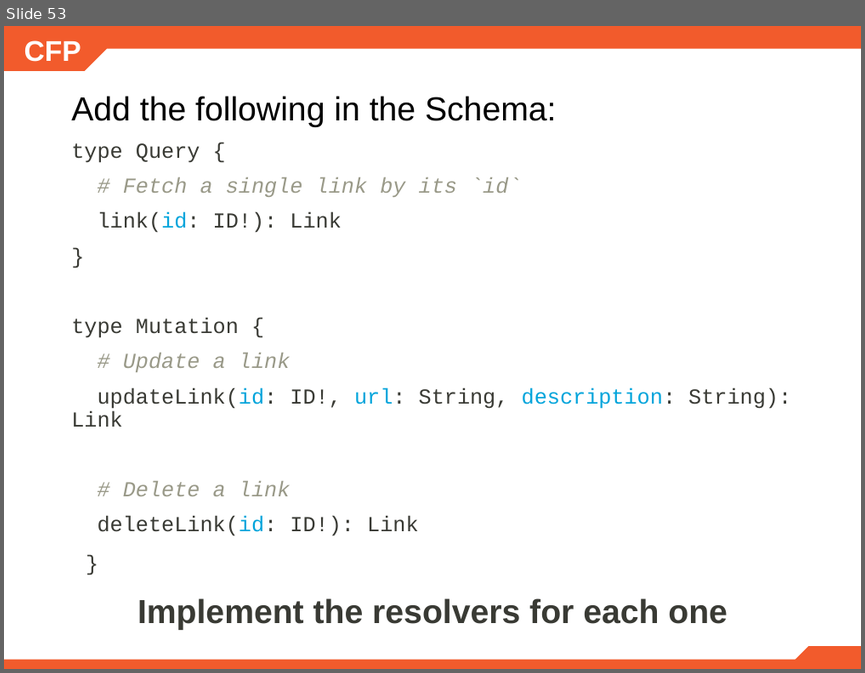
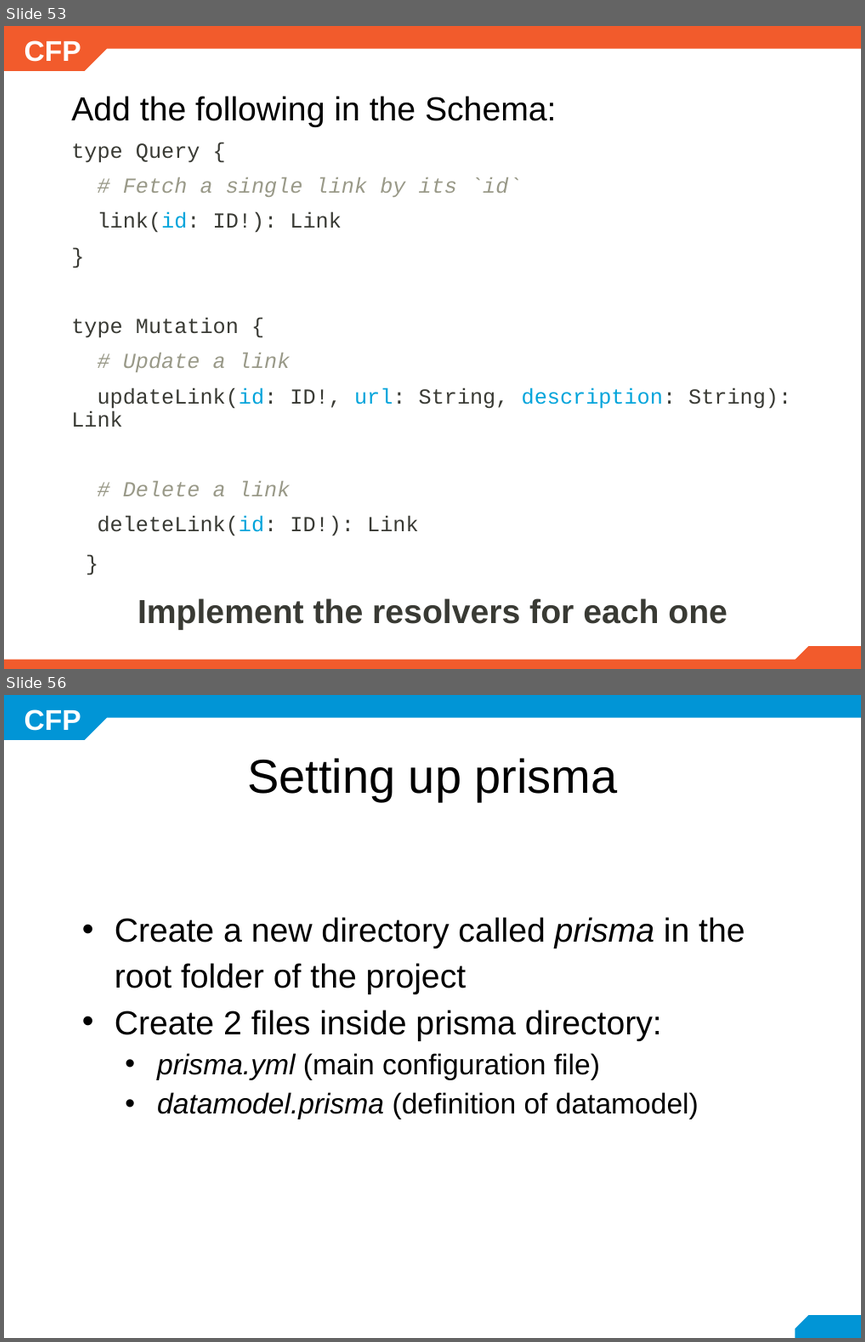
Before and after one commit to mariela21180/cfp-2019, a slide deck: modulo6/6.3.1/- GraphQL.pptx. Shown one above the other, each under a label of ours: slide 53 before the commit, slides 53 and 56 after it; the slides between them are not shown. The pictures are 865x673 and 865x1342 pixels, drawn with LibreOffice and Linux fonts; fonts in the diff are those of the drawing; background and template pictures are left out. Boxes give left, top, right and bottom in pixels: in the first picture for what was removed or moved away, otherwise in the second. Text is boxed around its words. In the diff, an @@ line names an element or a change of style, - is before the commit and + after.

```diff
--- a/modulo6/6.3.1/- GraphQL.pptx
+++ b/modulo6/6.3.1/- GraphQL.pptx
@@ slide 56 added at <box>4,695,861,1338</box>, background #FFFFFF; not listed: 1 template element that a slide beside it also shows @@
@@ snip rect added at <box>4,695,107,740</box>, fill #0195D6 @@
@@ rectangle added at <box>100,695,861,718</box>, fill #0195D6 @@
@@ title added at <box>247,758,618,801</box>, 40 pt, text #000000 @@
+Setting up prisma
@@ text added at <box>114,917,744,1119</box>, 28 pt, text #000000 @@
+• Create a new directory called prisma in the root folder of the project
+• Create 2 files inside prisma directory:
+  • prisma.yml (main configuration file)
+  • datamodel.prisma (definition of datamodel)
@@ snip rect added at <box>794,1315,861,1338</box>, fill #0195D6 @@
```
Also in this commit, not shown: 1 slide changed, 38 other slides added, 1 other file.
